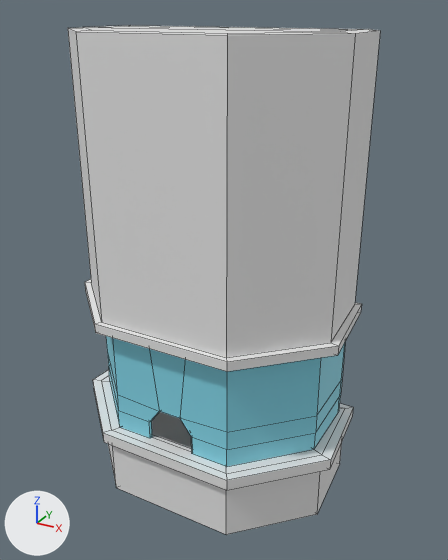
The FBX model Assets/Models/Lobby/Rezeption.fbx, before and after one commit.
Before and after are seen from a 50 mm lens placed at (3.99, -4.55, 6.58), pointed at (0.27, 2.2, 3.2). Arrows for +X, +Y and +Z are at lower left; the lights stay in place. Mesh edges are drawn as thin lines.

In view in the first picture: 'Start', 'glass'.
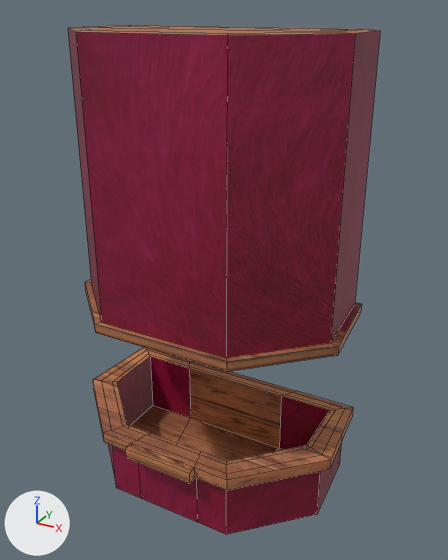
Pixel boxes [x1, y1, x2, y2] of what changed, in the pictures (448 x 560 px):
'glass', deleted (cyan): before [106, 336, 345, 467]
part 1 of me_plane_002, built on: before [103, 404, 352, 534]; after [103, 348, 352, 534]
part 2 of me_plane_002, recoloured (grey to red): [68, 25, 380, 534] in both

The change in detail:
Picture 'reception.png' (img_reception_png) is new.
Material 'Material.007' (mat_material_007) is new.
Its texture is img_reception_png.
me_plane_002 is used by ob_start; location (0.0, 2.07, 1.74).
me_plane_002 had 96 vertices, 90 faces and spanned x -2.03..2.03, y -1.12..1.19, z -1.75..4.61.
me_plane_002 now has 138 vertices, 132 faces and spans x -2.03..2.03, y -1.25..1.19, z -1.75..4.61.
Part 1, on me_plane_002:
19 faces are deleted.
36 vertices are added at x -0.99..0.99, y -1.25..1.19, z -1.75..-0.7.
6 new vertices lie (0.0, 0.0, 0.16) away from vertices in x -0.99..0.99, y -1.25..1.19, z -0.86.
61 new faces join them.
me_plane_002 part 2: 71 faces spanning x -2.03..2.03, y -1.12..1.19, z -1.75..4.61 switch from no material to mat_material_007 (picture img_reception_png).
Object 'glass' (ob_glass) is deleted.
